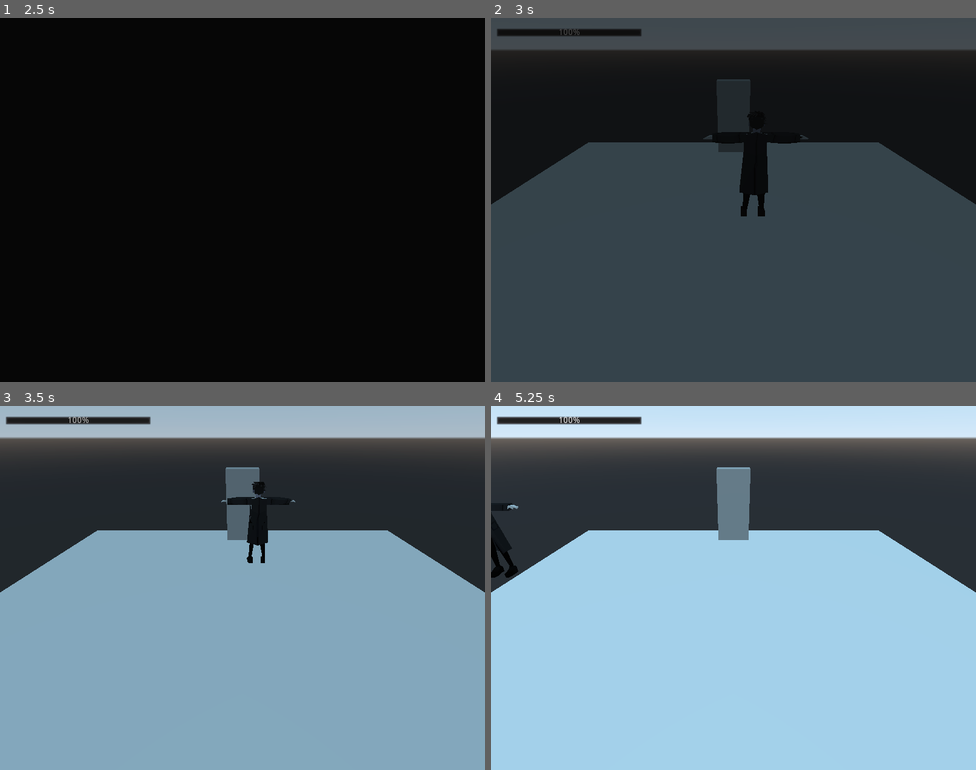
Above: before the commit, frames 1-4 (two rows, left to right).
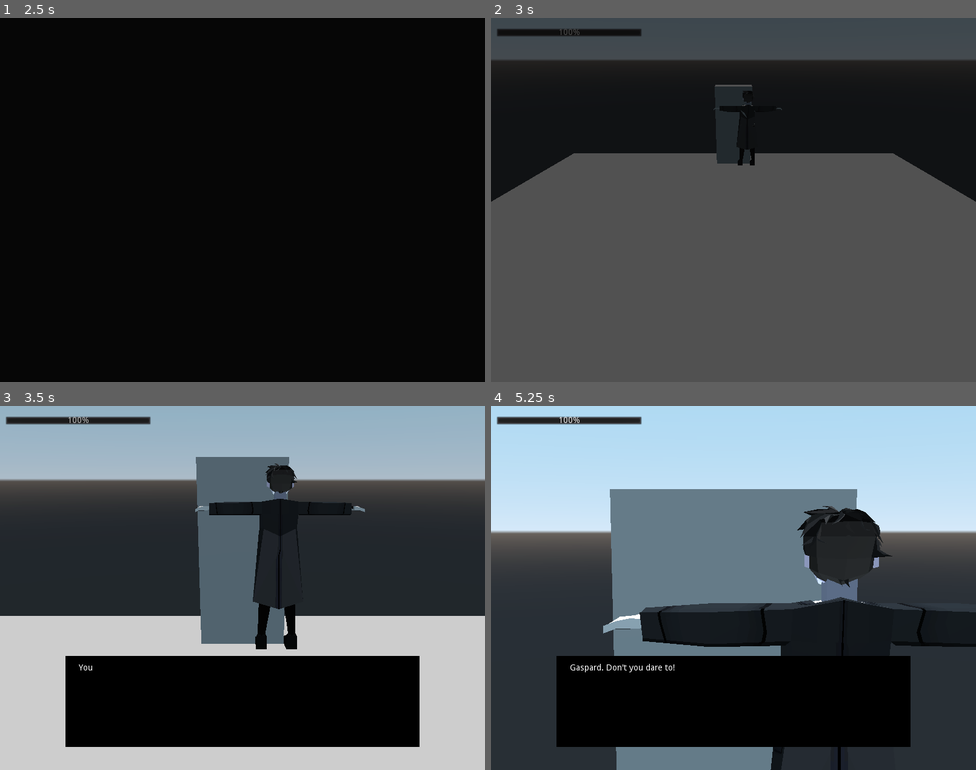
Above: after the commit, the same moments.

Repository: DiegoG784/SPiRiTUally
Game: Godot game, scene res://managers/scene_manager/scene_manager.tscn
Same seed, same stepped clock (60 frames per second), same inputs: the game is played once before the commit and once after it.
Inputs:
- Up to frame 1 (2.5 s): tap Enter at 0.5 s; hold D (walk_right) 0.53-1.28 s; hold F (interact) 0.53-1.28 s; hold S (walk_backward) 1.28-2.03 s; tap F (interact) at 1.35 s; hold D (walk_right) from 2.03 s (still down); hold F (interact) from 2.03 s (still down)
- Up to frame 2 (3 s): tap Space at 2.75 s; release D (walk_right) at 2.78 s; release F (interact) at 2.78 s; hold W (walk_forward) from 2.78 s (still down); tap F (interact) at 2.85 s
- Up to frame 3 (3.5 s): keep holding W (walk_forward)
- Up to frame 4 (5.25 s): release W (walk_forward) at 3.53 s; hold F (interact) 3.53-4.28 s; hold A (walk_left) 3.53-5.03 s; tap F (interact) at 4.35 s; hold S (walk_backward) from 5.03 s (still down); hold F (interact) from 5.03 s (still down)

Frame 1 is identical in both runs. In frame 2, 66% of the frame differs, in the area x 0-100%, y 8-100%; in frame 3, 78%; in frame 4, 93%, in the area x 0-100%, y 3-100%.

Commit message:
Sistema de Cutscene e afins
- Arquivos de importação para os efeitos sonoros foram criados
- Agora possui um sistema de cutscene simples, mas prático na hora de criar cutscenes (REVISÕES E TESTES TERÃO QUE SER FEITOS)
- Ajustes e correções no sistema de diálogos

Diff:
--- /dev/null
+++ b/entities/base/components/scene/cutscene_player.gd
@@ -0,0 +1,21 @@
+extends AnimationPlayer
+class_name CutsScenePlayer
+
+export(String, MULTILINE) var dialogue_sections
+
+var parsed_dialogue
+
+#func _process(delta):
+#	print(current_animation)
+
+func _ready():
+#	print(print(typeof(dialogue_sections)))
+
+#	print(parse_json(dialogue_sections))
+
+	parsed_dialogue = parse_json(dialogue_sections)
+	print(parsed_dialogue)
+
+
+func start_dialogue():
+	Dialogue.start_dialogue(parsed_dialogue[current_animation], true)
--- a/entities/base/components/scene/cutscene_trigger.gd
+++ b/entities/base/components/scene/cutscene_trigger.gd
@@ -1,7 +1,7 @@
 extends InteracteableArea
 class_name CutsceneTrigger
 
-export(NodePath) var teste
+export(NodePath) var cutscene_player
 
 func interact_action():
-	pass
+	Cutscene.start_cutscene(get_node(cutscene_player))
--- /dev/null
+++ b/entities/dialogues/cutscene_test/dialogue_1.json
@@ -0,0 +1,10 @@
+[
+    {
+        "dialogue_id": 0,
+        "dialogue_texts":[
+            ["none", "none", "You look at the fridge, searching for something delicious to eat"],
+            ["none", "none", "Gaspard. Don't you dare to!"],
+            ["none", "none", "The voice came behind you, revealing to be your coleague, Leonnard"]
+        ]
+    }
+]
--- /dev/null
+++ b/entities/dialogues/cutscene_test/dialogue_2.json
@@ -0,0 +1,12 @@
+[
+    {
+        "dialogue_id": 0,
+        "dialogue_texts":[
+            ["Leonnard", "none", "Gaspard! If i see your hands at my delicious doughnuts, i will shove my police baton up your ass!"],
+            ["Gaspard", "none", "I wasn't looking at your doughnuts. Stop being such a paranoid."],
+            ["Leonnard", "none", "Paranoid!? These are the most expensives ones i've bought on bakery and some of them dissapeared yesterday!"],
+            ["Gaspard", "none", "Then why did you put them into the public fridge?"],
+            ["Leonnard", "none", "...oh."]
+        ]
+    }
+]
--- a/gui/dialogue/base/base_dialogue_branch_script.gd
+++ b/gui/dialogue/base/base_dialogue_branch_script.gd
@@ -125,7 +125,7 @@
 	dialogue_speed = dialogue_text.percent_visible * 0.5
 
 func execute_dialogue_events():
-	if current_dialogue.has("dialogue_events") == true:
+	if current_dialogue.has("dialogue_events"):
 		var events_to_execute = []
 		var execution_order = ["inventory", "scene", "dialogue"]
 #		["inventory", "give_item", "item_file.tres"]
--- a/managers/cutscene_manager.gd
+++ b/managers/cutscene_manager.gd
@@ -1,7 +1,82 @@
 extends Node
 
+var current_cutscene_node:AnimationPlayer
+var current_cutscene_strip:int = 0
+var cutscene_strip_length:int = 0
+
+enum states {
+	IDLE,
+	IN_DIALOGUE,
+	ANIMATION_PLAYING
+}
+
+var current_state = states.IDLE
+
+# func _process(delta):
+# 	match current_state:
+# 		states.IDLE:
+# 			pass
+# 		states.IN_DIALOGUE:
+# 			pass
+# 		states.ANIMATION_PLAYING:
+# 			pass
+
+
 func start_cutscene(animation_node):
+	current_cutscene_node = animation_node
+	adjust_animation_player_settings()
+	cutscene_strip_length = current_cutscene_node.get_animation_list().size() - 1
+	Game.lock_player_input()
+	Game.scene_manager.gui.lock_menu()
+	current_cutscene_node.play(str(0))
+
+
+func end_cutscene():
+	print("cutscene terminada!")
+	Game.unlock_player_input()
+	Game.scene_manager.gui.unlock_menu()
+	current_cutscene_node = null
+	current_cutscene_strip = 0
+	cutscene_strip_length = 0
+
+func cutscene_strip_ended():
 	pass
 
-func end_cutscene():
-	pass
+#func cutscene_dialogue_ended():
+#	next_cutscene_branch()
+
+func next_cutscene_branch():
+	print("length: ", cutscene_strip_length)
+	current_cutscene_strip += 1
+	print("currentt: ", current_cutscene_strip)
+	if is_finished():
+		end_cutscene()
+	else:
+		print("indo para a próxima animação da cutscene")
+		adjust_animation_player_settings()
+		yield(get_tree().create_timer(0.5), "timeout")
+		current_cutscene_node.play(str(current_cutscene_strip))
+
+func is_finished():
+	if current_cutscene_strip > (cutscene_strip_length - 1):
+		return true
+	else:
+		return false
+
+func adjust_animation_player_settings():
+	if current_cutscene_node.get_animation( current_cutscene_node.get_animation_list()[current_cutscene_strip] ).track_get_type(0) == Animation.TYPE_METHOD:
+		print("Animação contém  diálogos, trocar de track quando o diálogo terminar")
+
+		if current_cutscene_node.is_connected("animation_finished", self, "animation_finished"):
+		 current_cutscene_node.disconnect("animation_finished", self, "animation_finished")
+
+	else:
+		print("A animação não contém diálogos, seguir quando a animação terminar")
+		current_cutscene_node.connect("animation_finished", self, "animation_finished")
+		pass
+
+func animation_finished(anim_name):
+	next_cutscene_branch()
+
+func dialogue_finished():
+	next_cutscene_branch()
--- a/managers/dialogue_manager.gd
+++ b/managers/dialogue_manager.gd
@@ -3,19 +3,27 @@
 var current_dialogue
 var dialogue_directory = "res://entities/dialogues/"
 
+
 #func _ready():
 #	var test = get_dialogue_branch("test").result
 #	print(test)
 
-func start_dialogue(dialogue_filepath):
+func start_dialogue(dialogue_filepath:String, in_cutscene = false):
 	Game.scene_manager.gui.lock_menu()
 	var file = File.new()
-	file.open(dialogue_filepath, File.READ)
+
+	if "res://" in dialogue_filepath:
+		file.open(dialogue_filepath, File.READ)
+	else:
+		file.open("res://entities/dialogues/" + dialogue_filepath + ".json", File.READ)
 
 	var dialogue_branch = JSON.parse(file.get_as_text()).result
 
 	var dialogue_window = preload("res://gui/dialogue/base/base_dialogue_branch.tscn").instance()
 	dialogue_window.setup(dialogue_branch)
+	if in_cutscene:
+		dialogue_window.connect("dialogue_finished", Cutscene, "dialogue_finished")
+
 	Game.scene_manager.gui.add_child(dialogue_window)
 	return dialogue_window
 
--- a/project.godot
+++ b/project.godot
@@ -24,6 +24,11 @@
 "language": "GDScript",
 "path": "res://entities/base/item_script/consumable_script.gd"
 }, {
+"base": "AnimationPlayer",
+"class": "CutsScenePlayer",
+"language": "GDScript",
+"path": "res://entities/base/components/scene/cutscene_player.gd"
+}, {
 "base": "InteracteableArea",
 "class": "CutsceneTrigger",
 "language": "GDScript",
@@ -103,6 +108,7 @@
 "CameraSwitcher": "",
 "ConsumableItem": "",
 "ConsumableItemScript": "",
+"CutsScenePlayer": "",
 "CutsceneTrigger": "",
 "DialogueBranch": "",
 "DialogueInteraction": "",
@@ -132,6 +138,7 @@
 Sound="*res://managers/sound_manager/sound_manager.tscn"
 Inventory="*res://managers/item_manager.gd"
 Dialogue="*res://managers/dialogue_manager.gd"
+Cutscene="*res://managers/cutscene_manager.gd"
 
 [display]
 
--- a/rooms/debug_room/cutscene_test.tscn
+++ b/rooms/debug_room/cutscene_test.tscn
@@ -1,7 +1,8 @@
-[gd_scene load_steps=6 format=2]
+[gd_scene load_steps=11 format=2]
 
 [ext_resource path="res://database/player.tscn" type="PackedScene" id=1]
 [ext_resource path="res://entities/base/components/scene/cutscene_trigger.gd" type="Script" id=2]
+[ext_resource path="res://entities/base/components/scene/cutscene_player.gd" type="Script" id=3]
 
 [sub_resource type="SpatialMaterial" id=1]
 albedo_color = Color( 0.760784, 0.760784, 0.760784, 1 )
@@ -9,8 +10,8 @@
 [sub_resource type="BoxShape" id=2]
 extents = Vector3( 2.1031, 1, 1.59308 )
 
-[sub_resource type="Animation" id=4]
-resource_name = "teste"
+[sub_resource type="Animation" id=3]
+resource_name = "0"
 tracks/0/type = "method"
 tracks/0/path = NodePath("AnimationPlayer")
 tracks/0/interp = 1
@@ -18,15 +19,238 @@
 tracks/0/imported = false
 tracks/0/enabled = true
 tracks/0/keys = {
-"times": PoolRealArray(  ),
-"transitions": PoolRealArray(  ),
-"values": [  ]
+"times": PoolRealArray( 0.5 ),
+"transitions": PoolRealArray( 1 ),
+"values": [ {
+"args": [  ],
+"method": "start_dialogue"
+} ]
+}
+tracks/1/type = "value"
+tracks/1/path = NodePath("cutscene_camera:translation")
+tracks/1/interp = 2
+tracks/1/loop_wrap = true
+tracks/1/imported = false
+tracks/1/enabled = true
+tracks/1/keys = {
+"times": PoolRealArray( 0, 0.5, 1 ),
+"transitions": PoolRealArray( 1, 1, 1 ),
+"update": 0,
+"values": [ Vector3( 0, 12.0358, 15.9861 ), Vector3( -2.38419e-07, 8.08708, 3.62075 ), Vector3( -2.38419e-07, 8.08708, -8.89102 ) ]
+}
+tracks/2/type = "value"
+tracks/2/path = NodePath("cutscene_camera:fov")
+tracks/2/interp = 2
+tracks/2/loop_wrap = true
+tracks/2/imported = false
+tracks/2/enabled = true
+tracks/2/keys = {
+"times": PoolRealArray( 0, 1 ),
+"transitions": PoolRealArray( 1, 1 ),
+"update": 0,
+"values": [ 70.0, 37.7 ]
+}
+tracks/3/type = "value"
+tracks/3/path = NodePath("cutscene_camera:current")
+tracks/3/interp = 1
+tracks/3/loop_wrap = true
+tracks/3/imported = false
+tracks/3/enabled = true
+tracks/3/keys = {
+"times": PoolRealArray( 0 ),
+"transitions": PoolRealArray( 1 ),
+"update": 1,
+"values": [ true ]
+}
+tracks/4/type = "value"
+tracks/4/path = NodePath("cutscene_camera:rotation_degrees")
+tracks/4/interp = 1
+tracks/4/loop_wrap = true
+tracks/4/imported = false
+tracks/4/enabled = true
+tracks/4/keys = {
+"times": PoolRealArray( 0, 1 ),
+"transitions": PoolRealArray( 1, 1 ),
+"update": 0,
+"values": [ Vector3( -30, 0, 0 ), Vector3( -6, 0, 0 ) ]
+}
+tracks/5/type = "value"
+tracks/5/path = NodePath("CSGSphere:visible")
+tracks/5/interp = 1
+tracks/5/loop_wrap = true
+tracks/5/imported = false
+tracks/5/enabled = true
+tracks/5/keys = {
+"times": PoolRealArray( 0 ),
+"transitions": PoolRealArray( 1 ),
+"update": 1,
+"values": [ false ]
+}
+
+[sub_resource type="Animation" id=5]
+resource_name = "1"
+length = 1.5
+tracks/0/type = "value"
+tracks/0/path = NodePath("CSGSphere:visible")
+tracks/0/interp = 1
+tracks/0/loop_wrap = true
+tracks/0/imported = false
+tracks/0/enabled = true
+tracks/0/keys = {
+"times": PoolRealArray( 0 ),
+"transitions": PoolRealArray( 1 ),
+"update": 1,
+"values": [ true ]
+}
+tracks/1/type = "value"
+tracks/1/path = NodePath("cutscene_camera:translation")
+tracks/1/interp = 2
+tracks/1/loop_wrap = true
+tracks/1/imported = false
+tracks/1/enabled = true
+tracks/1/keys = {
+"times": PoolRealArray( 0, 1 ),
+"transitions": PoolRealArray( -2, 1 ),
+"update": 0,
+"values": [ Vector3( -2.38419e-07, 8.08708, -8.89102 ), Vector3( 5.90922, 8.08708, -16.0735 ) ]
+}
+tracks/2/type = "value"
+tracks/2/path = NodePath("cutscene_camera:rotation_degrees")
+tracks/2/interp = 2
+tracks/2/loop_wrap = true
+tracks/2/imported = false
+tracks/2/enabled = true
+tracks/2/keys = {
+"times": PoolRealArray( 0, 1 ),
+"transitions": PoolRealArray( -2, 1 ),
+"update": 0,
+"values": [ Vector3( 0, 0, 0 ), Vector3( -11.623, 125.816, 0 ) ]
+}
+
+[sub_resource type="Animation" id=6]
+resource_name = "2"
+tracks/0/type = "method"
+tracks/0/path = NodePath("AnimationPlayer")
+tracks/0/interp = 1
+tracks/0/loop_wrap = true
+tracks/0/imported = false
+tracks/0/enabled = true
+tracks/0/keys = {
+"times": PoolRealArray( 0 ),
+"transitions": PoolRealArray( 1 ),
+"values": [ {
+"args": [  ],
+"method": "start_dialogue"
+} ]
+}
+
+[sub_resource type="Animation" id=7]
+resource_name = "3"
+length = 0.001
+tracks/0/type = "value"
+tracks/0/path = NodePath("Camera:current")
+tracks/0/interp = 1
+tracks/0/loop_wrap = true
+tracks/0/imported = false
+tracks/0/enabled = true
+tracks/0/keys = {
+"times": PoolRealArray( 0 ),
+"transitions": PoolRealArray( 1 ),
+"update": 1,
+"values": [ true ]
+}
+tracks/1/type = "value"
+tracks/1/path = NodePath("CSGSphere:visible")
+tracks/1/interp = 1
+tracks/1/loop_wrap = true
+tracks/1/imported = false
+tracks/1/enabled = true
+tracks/1/keys = {
+"times": PoolRealArray( 0 ),
+"transitions": PoolRealArray( 1 ),
+"update": 1,
+"values": [ false ]
+}
+
+[sub_resource type="Animation" id=4]
+length = 0.001
+tracks/0/type = "value"
+tracks/0/path = NodePath("cutscene_camera:translation")
+tracks/0/interp = 1
+tracks/0/loop_wrap = true
+tracks/0/imported = false
+tracks/0/enabled = true
+tracks/0/keys = {
+"times": PoolRealArray( 0 ),
+"transitions": PoolRealArray( 1 ),
+"update": 0,
+"values": [ Vector3( 0, 12.0358, 15.9861 ) ]
+}
+tracks/1/type = "value"
+tracks/1/path = NodePath("cutscene_camera:fov")
+tracks/1/interp = 1
+tracks/1/loop_wrap = true
+tracks/1/imported = false
+tracks/1/enabled = true
+tracks/1/keys = {
+"times": PoolRealArray( 0 ),
+"transitions": PoolRealArray( 1 ),
+"update": 0,
+"values": [ 70.0 ]
+}
+tracks/2/type = "value"
+tracks/2/path = NodePath("cutscene_camera:current")
+tracks/2/interp = 1
+tracks/2/loop_wrap = true
+tracks/2/imported = false
+tracks/2/enabled = true
+tracks/2/keys = {
+"times": PoolRealArray( 0 ),
+"transitions": PoolRealArray( 1 ),
+"update": 0,
+"values": [ false ]
+}
+tracks/3/type = "value"
+tracks/3/path = NodePath("Camera:current")
+tracks/3/interp = 1
+tracks/3/loop_wrap = true
+tracks/3/imported = false
+tracks/3/enabled = true
+tracks/3/keys = {
+"times": PoolRealArray( 0 ),
+"transitions": PoolRealArray( 1 ),
+"update": 1,
+"values": [ true ]
+}
+tracks/4/type = "value"
+tracks/4/path = NodePath("CSGSphere:visible")
+tracks/4/interp = 1
+tracks/4/loop_wrap = true
+tracks/4/imported = false
+tracks/4/enabled = true
+tracks/4/keys = {
+"times": PoolRealArray( 0 ),
+"transitions": PoolRealArray( 1 ),
+"update": 0,
+"values": [ false ]
+}
+tracks/5/type = "value"
+tracks/5/path = NodePath("cutscene_camera:rotation_degrees")
+tracks/5/interp = 1
+tracks/5/loop_wrap = true
+tracks/5/imported = false
+tracks/5/enabled = true
+tracks/5/keys = {
+"times": PoolRealArray( 0 ),
+"transitions": PoolRealArray( 1 ),
+"update": 0,
+"values": [ Vector3( -11.623, 125.816, 0 ) ]
 }
 
 [node name="Spatial" type="Spatial"]
 
 [node name="player" parent="." instance=ExtResource( 1 )]
-transform = Transform( 1, 0, 0, 0, 1, 0, 0, 0, 1, 0, 0.256441, 1 )
+transform = Transform( 1, 0, 0, 0, 1, 0, 0, 0, 1, 0, 0.256, -15.9748 )
 
 [node name="CSGBox" type="CSGBox" parent="."]
 width = 43.492
@@ -46,10 +270,32 @@
 [node name="InteracteableArea" type="Area" parent="."]
 transform = Transform( 1, 0, 0, 0, 1, 0, 0, 0, 1, 0, 0, -16.4631 )
 script = ExtResource( 2 )
+cutscene_player = NodePath("../AnimationPlayer")
 
 [node name="CollisionShape" type="CollisionShape" parent="InteracteableArea"]
 transform = Transform( 1, 0, 0, 0, 1, 0, 0, 0, 1, 0, 0, 0.564878 )
 shape = SubResource( 2 )
 
 [node name="AnimationPlayer" type="AnimationPlayer" parent="."]
-anims/teste = SubResource( 4 )
+anims/0 = SubResource( 3 )
+anims/1 = SubResource( 5 )
+anims/2 = SubResource( 6 )
+anims/3 = SubResource( 7 )
+anims/RESET = SubResource( 4 )
+script = ExtResource( 3 )
+dialogue_sections = "{
+\"0\":\"cutscene_test/dialogue_1\",
+\"2\": \"cutscene_test/dialogue_2\"
+}"
+
+[node name="DirectionalLight" type="DirectionalLight" parent="."]
+transform = Transform( 1, 0, 0, 0, -0.707107, 0.707107, 0, -0.707107, -0.707107, 0, 23.3038, 0 )
+light_energy = 1.141
+directional_shadow_mode = 1
+
+[node name="cutscene_camera" type="Camera" parent="."]
+transform = Transform( -0.585184, -0.163373, 0.794273, 0, 0.979494, 0.201471, -0.810901, 0.117898, -0.573184, 0, 12.0358, 15.9861 )
+
+[node name="CSGSphere" type="CSGSphere" parent="."]
+transform = Transform( 1, 0, 0, 0, 1, 0, 0, 0, 1, 0, 7, -7.82226 )
+visible = false
Not shown, added: assets/audio/sound_effects/Door (Un)locks/Key_picking.wav.import
Not shown, added: assets/audio/sound_effects/Door (Un)locks/Lock door.wav.import
Not shown, added: assets/audio/sound_effects/Door (Un)locks/Unlock door.wav.import
Not shown, added: assets/audio/sound_effects/Door knobs/Locked agressive.wav.import
Not shown, added: assets/audio/sound_effects/Door knobs/Locked door knob.wav.import
Not shown, added: assets/audio/sound_effects/Door knobs/Unlocked door knob.wav.import
Not shown, added: assets/audio/sound_effects/Doorbells/Ding dong no reverb.wav.import
Not shown, added: assets/audio/sound_effects/Doorbells/buzzer.wav.import
Not shown, added: assets/audio/sound_effects/Inventory/Key.wav.import
Not shown, added: assets/audio/sound_effects/Switchs/Lever OFF.wav.import
Not shown, added: assets/audio/sound_effects/Switchs/Lever ON.wav.import
Not shown, added: assets/audio/sound_effects/Switchs/Switch OFF.wav.import
(and 9 more such lines)
